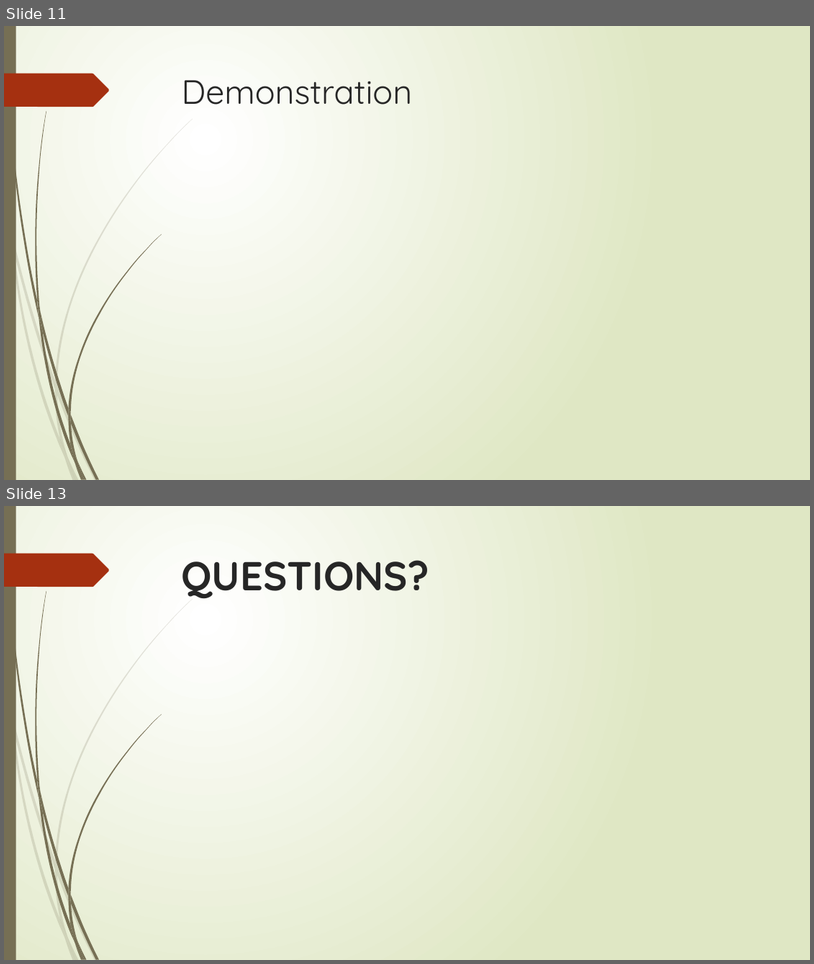
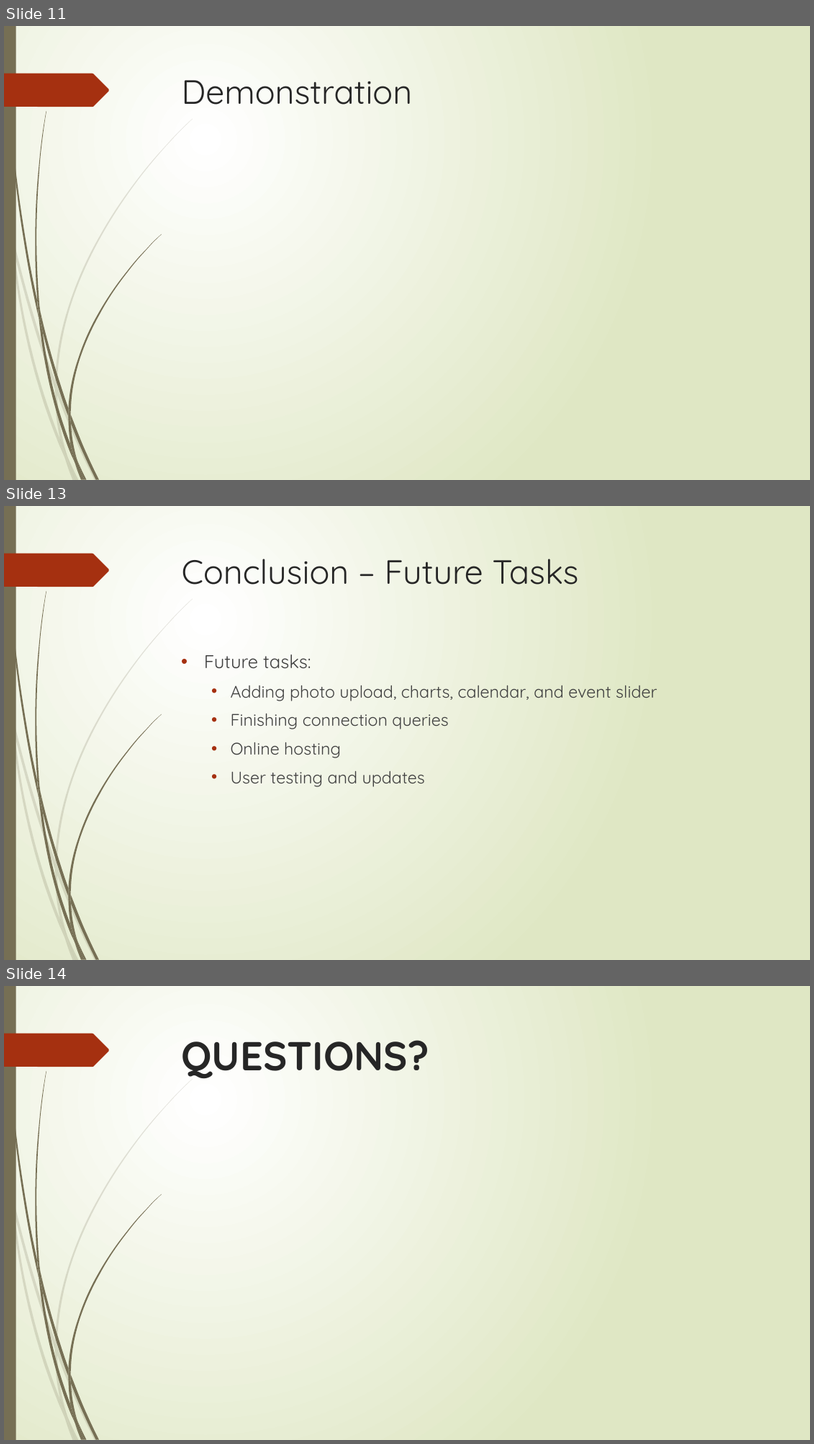
Before and after one commit to cs480GroupCAKE/PIEWebsite, a slide deck: Presentation/Presentation Two/PresentationRevised.pptx. Shown one above the other, each under a label of ours: slides 11 and 13 before the commit, slides 11, 13 and 14 after it; the slides between them are not shown. The pictures are 814x964 and 814x1444 pixels, drawn with LibreOffice and Linux fonts; fonts in the diff are those of the drawing. Boxes give left, top, right and bottom in pixels: in the first picture for what was removed or moved away, otherwise in the second. Text is boxed around its words. In the diff, an @@ line names an element or a change of style, - is before the commit and + after.

Commit message:
Updated presentation
Updated PresentationRevised to split the conclusion into past and future
tasks and made formatting consistent

```diff
--- a/Presentation/Presentation Two/PresentationRevised.pptx
+++ b/Presentation/Presentation Two/PresentationRevised.pptx
@@ slide 13 added at (4,506,810,960), background gradient #FFFFFF to #DFE8C4; not listed: 24 template elements that a slide beside it also shows @@
@@ title added at (182,559,579,584), 40 pt, text #262626 @@
+Conclusion – Future Tasks
@@ text added at (204,654,657,787), 20 pt, text #404040 @@
+• Future tasks:
+  • Adding photo upload, charts, calendar, and event slider
+  • Finishing connection queries
+  • Online hosting
+  • User testing and updates
@@ what was slide 13 is now slide 14 @@
```
Also in this commit, not shown: 2 slides changed.
